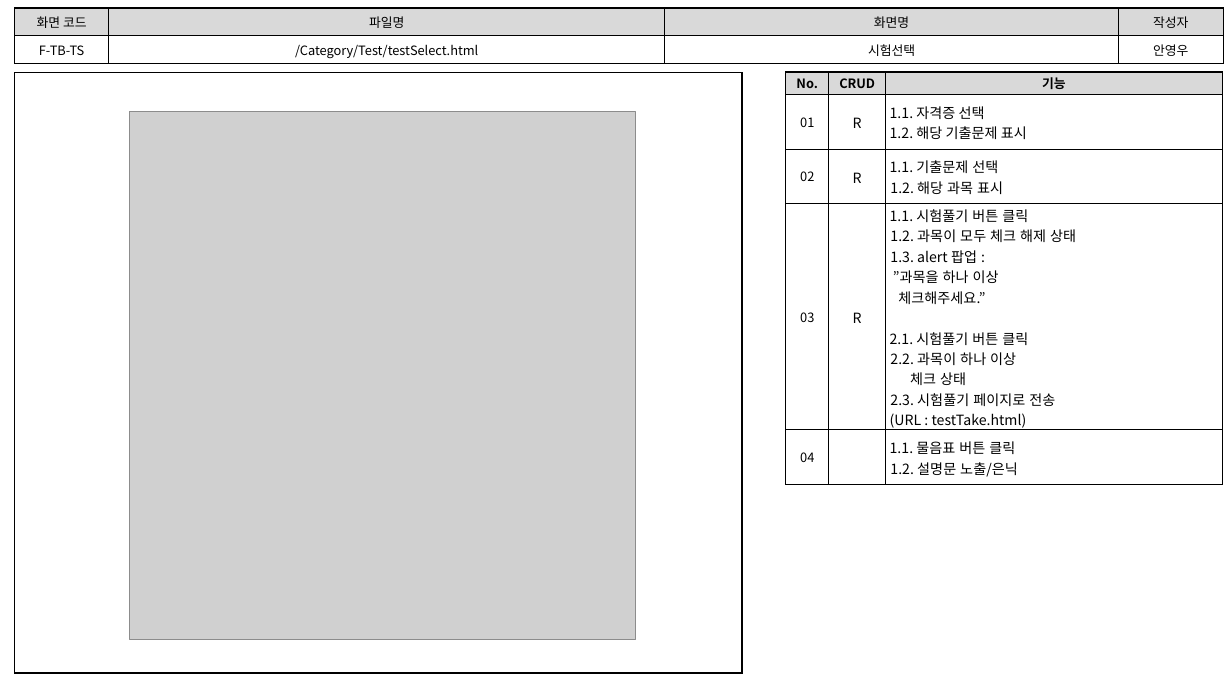
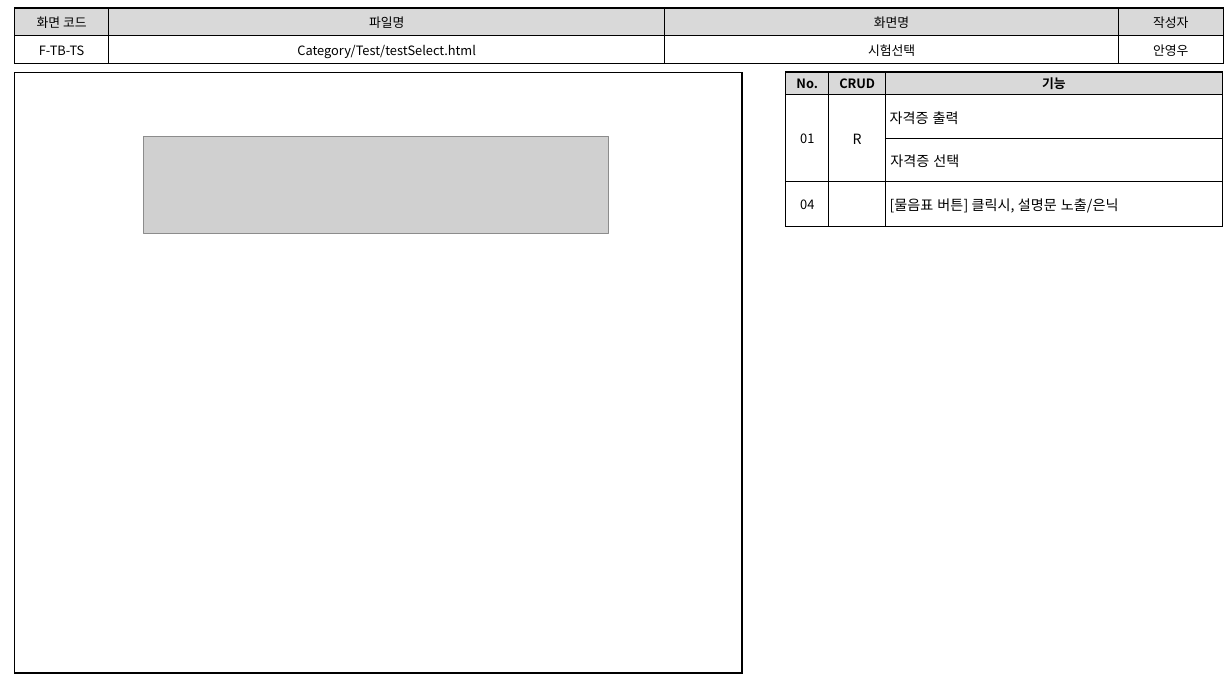
Before and after one commit to index506/cosmo6th_3thGroup, a slide deck: slide 1 of Text/02.화면설계도/3th_Project_화면 설계도(6기_안영우).pptx. Drawn at 1232x693 pixels with LibreOffice and Linux fonts; fonts in the diff are those of the drawing; grey boxes stand for pictures. Boxes give left, top, right and bottom in pixels: in the first picture for what was removed or moved away, otherwise in the second. Text is boxed around its words. In the diff, an @@ line names an element or a change of style, - is before the commit and + after.

```diff
--- a/Text/02.화면설계도/3th_Project_화면 설계도(6기_안영우).pptx
+++ b/Text/02.화면설계도/3th_Project_화면 설계도(6기_안영우).pptx
@@ table at (15,8,1224,63) @@
-row 2, column 2: /Category/Test/testSelect.html
+row 2, column 2: Category/Test/testSelect.html
@@ table at (786,72,1222,226) @@
-row 2: 01 | R | 1.1. 자격증 선택 1.2. 해당 기출문제 표시
-row 3: 02 | R | 1.1. 기출문제 선택 1.2. 해당 과목 표시
-row 4: 03 | R | 1.1. 시험풀기 버튼 클릭 1.2. 과목이 모두 체크 해제 상태 1.3. alert 팝업 : ”과목을 하나 이상 체크해주세요.” / 2.1. 시험풀기 버튼 클릭 2.2. 과목이 하나 이상 체크 상태 2.3. 시험풀기 페이지로 전송 / (URL : testTake.html)
-row 5: 04 |  | 1.1. 물음표 버튼 클릭 1.2. 설명문 노출/은닉
+row 2: 01 | R | 자격증 출력
+row 3:  |  | 자격증 선택
+row 4: 04 |  | [물음표 버튼] 클릭시, 설명문 노출/은닉
@@ picture removed at (129,112,636,640) @@
@@ picture added at (144,136,609,233) @@
```
Also in this commit, not shown: 3 other slides changed, 7 slides added, 1 slide removed, 2 other files.
